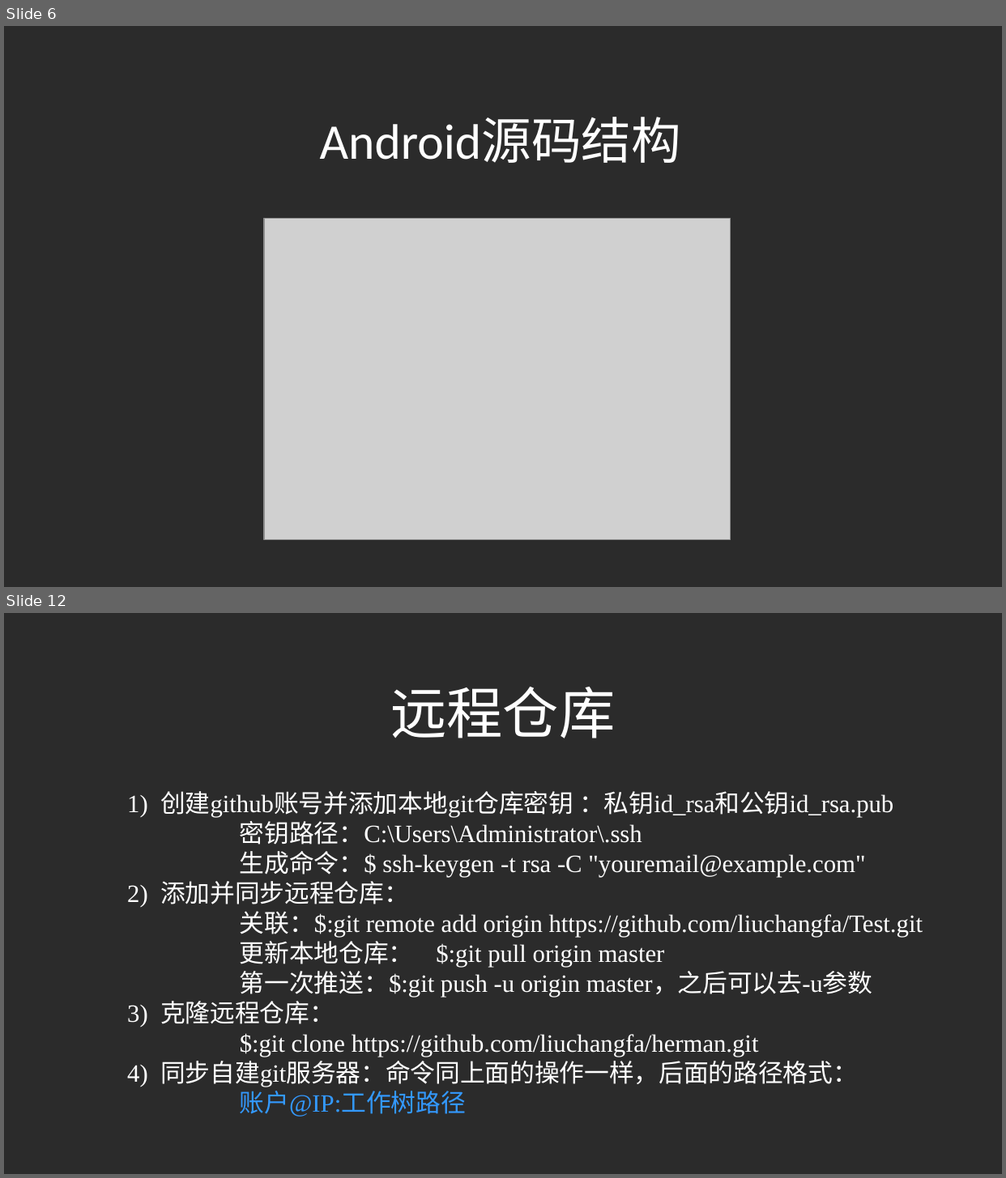
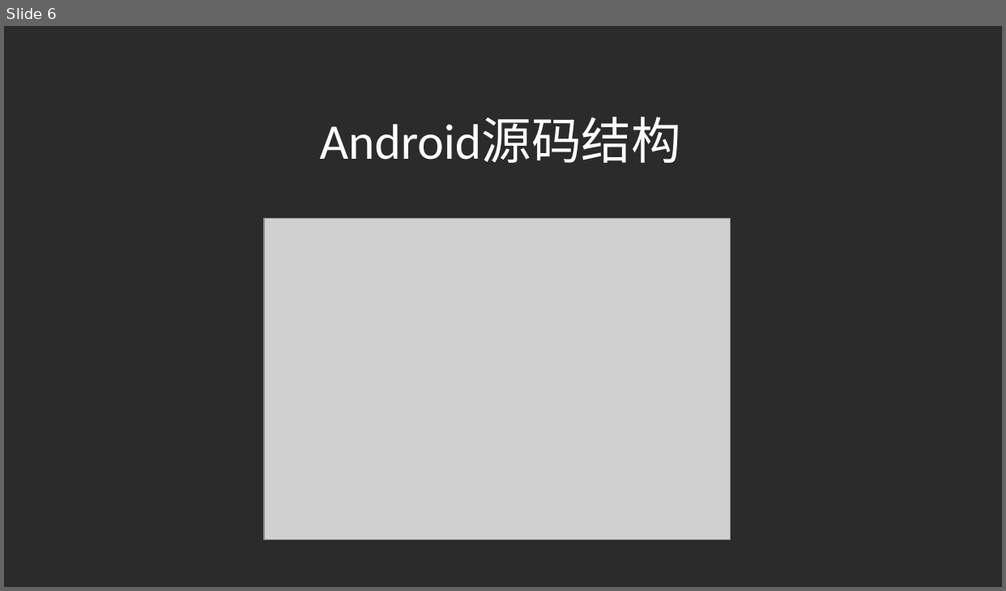
Before and after one commit to liuchangfa/workplace, a slide deck: training/Source/Source.ppt. Shown one above the other, each under a label of ours: slides 6 and 12 before the commit, slide 6 after it; the slides between them are not shown. The pictures are 1006x1178 and 1006x591 pixels, drawn with LibreOffice and Linux fonts; fonts in the diff are those of the drawing; grey boxes stand for pictures; background and template pictures are left out; a plain dark background stands for a picture behind light text. Boxes give left, top, right and bottom in pixels: in the first picture for what was removed or moved away, otherwise in the second. Text is boxed around its words. In the diff, an @@ line names an element or a change of style, - is before the commit and + after.

```diff
--- a/training/Source/Source.ppt
+++ b/training/Source/Source.ppt
@@ slide 12 removed at [4,613,1002,1174], background picture (left out) @@
@@ text removed at [390,687,615,739] @@
-远程仓库
@@ text removed at [127,791,923,1117] @@
-1) 创建github账号并添加本地git仓库密钥 ：私钥id_rsa和公钥id_rsa.pub
-密钥路径：C:\Users\Administrator\.ssh
-生成命令：$ ssh-keygen -t rsa -C "youremail@example.com"
-2) 添加并同步远程仓库：
-关联：$:git remote add origin https://github.com/liuchangfa/Test.git
-更新本地仓库： $:git pull origin master
-第一次推送：$:git push -u origin master，之后可以去-u参数
-3) 克隆远程仓库：
-$:git clone https://github.com/liuchangfa/herman.git
-4) 同步自建git服务器：命令同上面的操作一样，后面的路径格式：
-账户@IP:工作树路径
```
Also in this commit, not shown: 1 slide changed, 6 slides added, 15 other slides removed, 6 other files.
